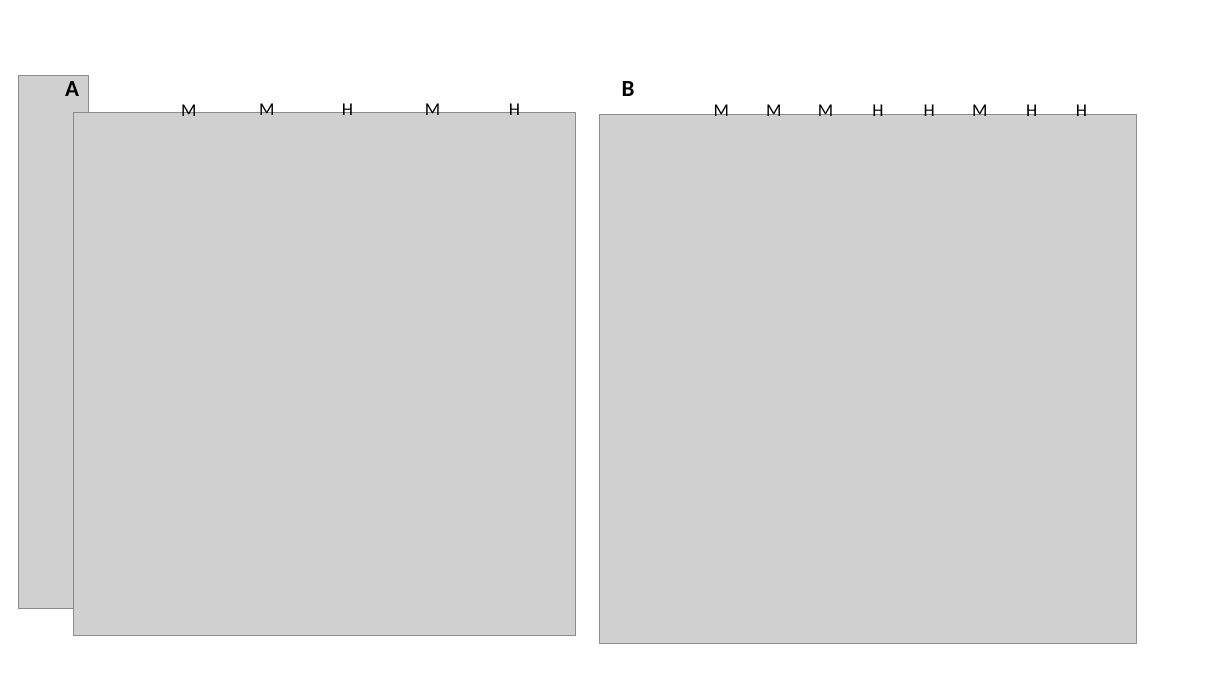
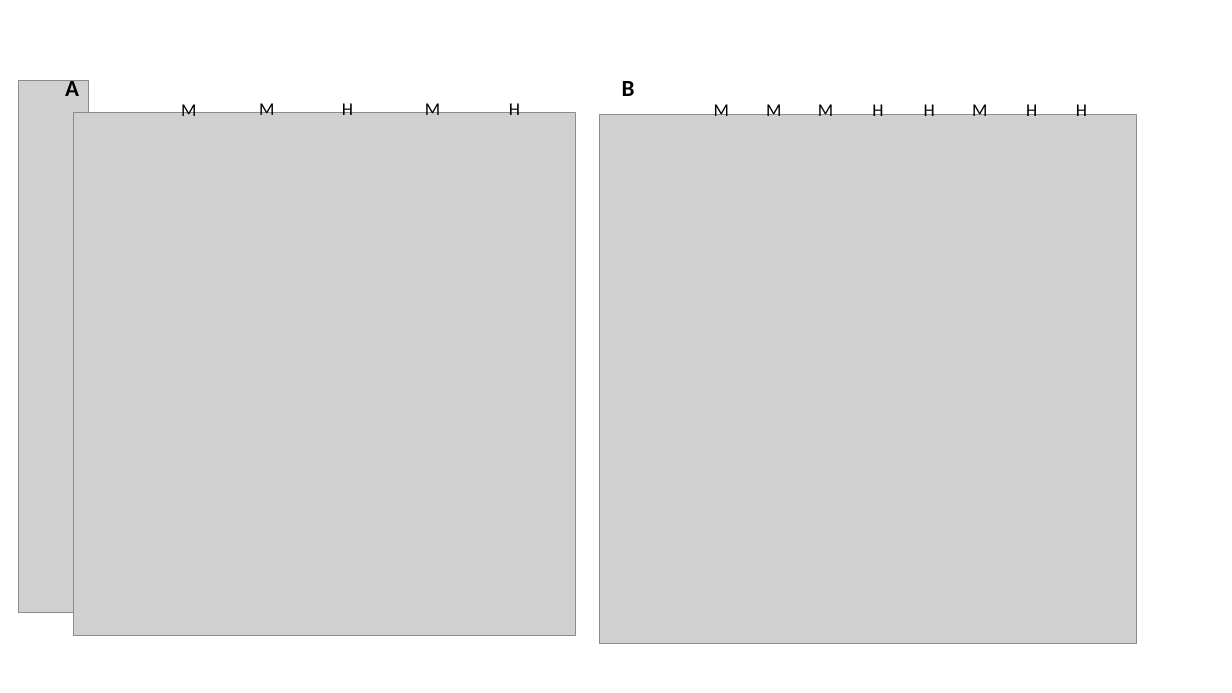
Before and after one commit to coleoguy/microsat, a slide deck: slide 1 of figures/fig2.parts/figure2.pptx. Drawn at 1232x693 pixels with LibreOffice and Linux fonts; fonts in the diff are those of the drawing; grey boxes stand for pictures. Boxes give left, top, right and bottom in pixels: in the first picture for what was removed or moved away, otherwise in the second. Text is boxed around its words. In the diff, an @@ line names an element or a change of style, - is before the commit and + after.

```diff
--- a/figures/fig2.parts/figure2.pptx
+++ b/figures/fig2.parts/figure2.pptx
@@ picture: place and size @@
-picture at (18, 76, 89, 608)
+picture at (18, 80, 89, 613)
```
Also in this commit, not shown: 3 other files.
